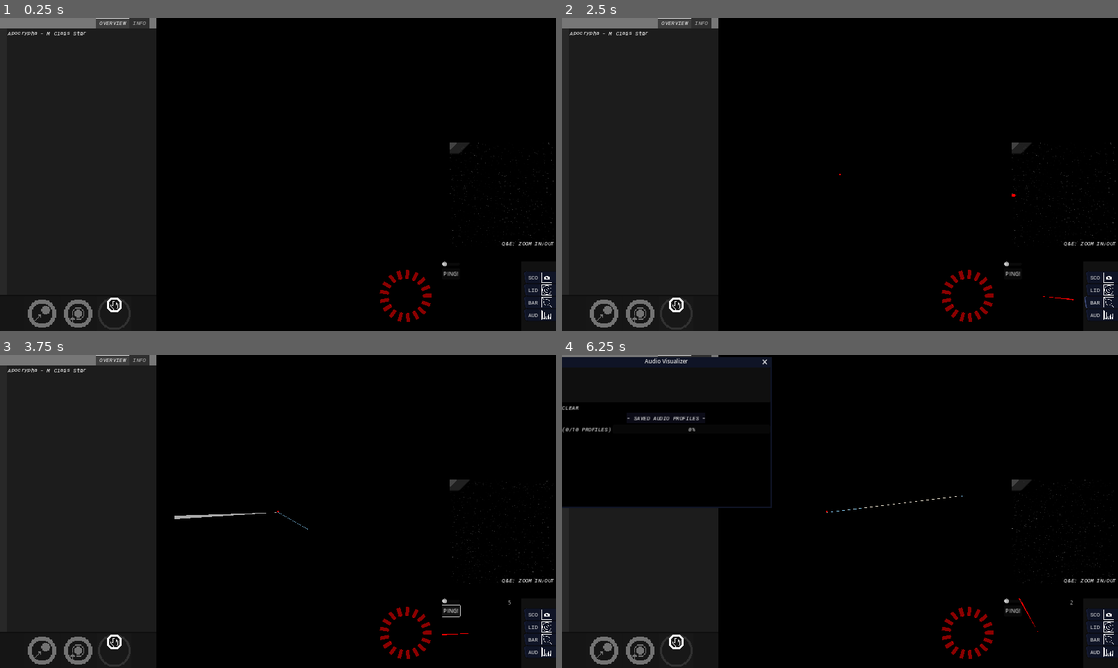
Above: before the commit, frames 1-4 (two rows, left to right).
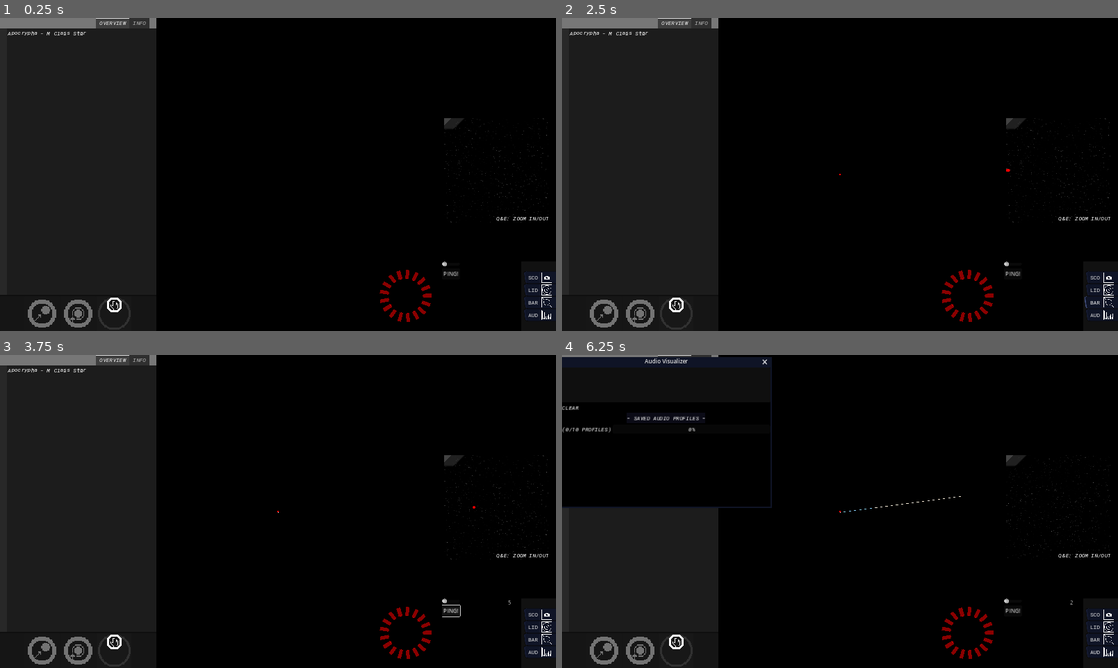
Above: after the commit, the same moments.

Repository: KermitGodFrog/Stellar-Cartography
Game: Godot game, scene res://Scenes/Game Master/gameMaster.tscn
The game is run twice, just before and just after one commit, with the same random seed, the same clock (stepped at 60 frames per second) and the same inputs. Sound files missing from this copy of the repository are replaced by a short silence.
Inputs (mouse positions are in pixels of both pictures, inside the frame that each line leads up to):
- Up to frame 1 (0.25 s): no input
- Up to frame 2 (2.5 s): click "SCO" at 0.5 s; click "LID" at 1.25 s; click "BAR" at 2 s
- Up to frame 3 (3.75 s): click (116, 649) at 2.75 s; click "PING!" at 3.5 s
- Up to frame 4 (6.25 s): click "AUD" at 4.25 s; click "CLEAR" at 5 s; tap Enter at 5.75 s; move the mouse to (962, 495) at 5.77 s; press the mouse at (962, 495) at 5.78 s; hold D (right) from 5.78 s (still down); right-click (962, 495) at 6.05 s

The runs differ from the first frame. In frame 1, 0.4% of the frame differs, in the area x 79-100%, y 32-74%; in frame 2, 0.4%; in frame 3, 0.5%, in the area x 31-100%, y 32-90%; in frame 4, 0.5%.
Error before the commit: Attempt to call function 'popup' in base 'null instance' on a null instance. (res://Scenes/Game/game.gd:422)

Commit message:
Nearly finished. Stashing changes.

Diff:
--- a/Scenes/Barycenter Visualizer/barycenter_visualizer.gd
+++ b/Scenes/Barycenter Visualizer/barycenter_visualizer.gd
@@ -50,7 +50,3 @@
 
 func get_screen_centre():
 	return (get_viewport_rect().size / 2)
-
-func _on_barycenter_visualizer_window_close_requested():
-	owner.hide()
-	pass
--- a/Scenes/Game/game.gd
+++ b/Scenes/Game/game.gd
@@ -35,8 +35,6 @@
 
 	audio_visualizer.connect("removeSavedAudioProfile", _on_remove_saved_audio_profile)
 
-	system_map.connect("system3DPopup", _on_system_3d_popup)
-	system_map.connect("sonarPopup", _on_sonar_popup)
 	system_map.connect("barycenterPopup", _on_barycenter_popup)
 	system_map.connect("audioVisualizerPopup", _on_audio_visualizer_popup)
 
@@ -114,12 +112,7 @@
 	station_ui.set("player_saved_audio_profiles_size_matrix", [world.player.saved_audio_profiles.size(), world.player.max_saved_audio_profiles])
 	audio_visualizer.set("saved_audio_profiles_size_matrix", [world.player.saved_audio_profiles.size(), world.player.max_saved_audio_profiles])
 	audio_visualizer.set("saved_audio_profiles", world.player.saved_audio_profiles)
-
 	dialogue_manager.set("player", world.player)
-
-	#SETTING WHETHER SYSTEM MAP HAS FOCUS OR NOT (SINCE ITS A NODE IT CANNOT USE HAS_FOCUS() DIRECTLY!)
-	if $audio_visualizer_window.has_focus() or $station_window.has_focus(): system_map.has_focus = false
-	else: system_map.has_focus = true
 	pass
 
 func _on_player_orbiting_body(orbiting_body: bodyAPI):
@@ -418,15 +411,8 @@
 
 
 
-func _on_system_3d_popup():
-	$system_3d_window.popup()
-	_on_add_console_item("Opening scopes.", Color("353535"), 50)
-	pass
-
-func _on_sonar_popup():
-	$sonar_window.popup()
-	_on_add_console_item("Opening LIDAR.", Color("353535"), 50)
-	pass
+
+
 
 func _on_barycenter_popup():
 	$barycenter_visualizer_window.popup()
--- a/Scenes/Sonar Interface/sonar_interface.gd
+++ b/Scenes/Sonar Interface/sonar_interface.gd
@@ -6,17 +6,11 @@
 var ping_length: int
 var ping_direction: Vector2 = Vector2.ZERO
 
-var mouse_over_ping_button: bool = false
-var mouse_over_ui: bool = false
-
 @onready var ping_width_slider = $flow_container/ping_width_slider
 @onready var ping_cooldown_timer = $ping_cooldown_timer
 @onready var cooldown_label = $cooldown_label
 
 func _physics_process(_delta):
-	if mouse_over_ping_button: mouse_over_ui = true
-	else: mouse_over_ui = false
-
 	ping_width = ping_width_slider.value
 
 	if not ping_cooldown_timer.is_stopped():
@@ -24,9 +18,12 @@
 	else:
 		cooldown_label.set_text("")
 
-	if Input.is_action_pressed("left_mouse") and not mouse_over_ui:
+	queue_redraw()
+	pass
+
+func _gui_input(event):
+	if event.is_action_pressed("left_mouse"):
 		ping_direction = get_screen_centre().direction_to(get_global_mouse_position())
-	queue_redraw()
 	pass
 
 func _draw():
@@ -47,43 +44,8 @@
 func get_screen_centre():
 	return (get_viewport_rect().size / 2)
 
-func _on_sonar_window_close_requested():
-	owner.hide()
-	pass
-
 func _on_ping_button_pressed():
 	if ping_cooldown_timer.is_stopped():
 		emit_signal("sonarPing", ping_width, ping_length, ping_direction)
 		ping_cooldown_timer.start()
 	pass
-
-
-
-
-
-
-
-
-
-
-
-
-
-
-
-
-
-
-
-
-
-
-
-
-func _on_ping_button_mouse_entered():
-	mouse_over_ping_button = true
-	pass
-
-func _on_ping_button_mouse_exited():
-	mouse_over_ping_button = false
-	pass
--- a/Scenes/Sonar Interface/sonar_interface.tscn
+++ b/Scenes/Sonar Interface/sonar_interface.tscn
@@ -62,6 +62,4 @@
 "
 horizontal_alignment = 2
 
-[connection signal="mouse_entered" from="sonar_control/flow_container/ping_button" to="sonar_control" method="_on_ping_button_mouse_entered"]
-[connection signal="mouse_exited" from="sonar_control/flow_container/ping_button" to="sonar_control" method="_on_ping_button_mouse_exited"]
 [connection signal="pressed" from="sonar_control/flow_container/ping_button" to="sonar_control" method="_on_ping_button_pressed"]
--- /dev/null
+++ b/Scenes/System 3D/control.gd
@@ -0,0 +1,31 @@
+extends Control
+
+var tracking: bool = false
+var aggregrate_vertical_change: int = 0
+signal targetFOVChange(fov: float)
+
+
+func _gui_input(event):
+	if event is InputEventMouseButton:
+		if event.pressed and event.button_index == MOUSE_BUTTON_LEFT:
+			if not tracking:
+				tracking = true
+				var timer = get_tree().create_timer(0.25)
+				timer.connect("timeout", stop_tracking)
+	if event is InputEventMouseMotion:
+		if tracking:
+			aggregrate_vertical_change += event.relative.y
+	pass
+
+func stop_tracking():
+	if abs(aggregrate_vertical_change) > 50:
+		if aggregrate_vertical_change > 500: aggregrate_vertical_change = 500
+		if aggregrate_vertical_change < -500: aggregrate_vertical_change = -500
+
+		var remap: float = remap(aggregrate_vertical_change, -500, 500, 10, 75)
+		print_debug(remap)
+		emit_signal("targetFOVChange", remap)
+
+		tracking = false
+		aggregrate_vertical_change = 0
+	pass
--- a/Scenes/System 3D/system_3d.gd
+++ b/Scenes/System 3D/system_3d.gd
@@ -12,6 +12,7 @@
 var body_3d = preload("res://Instantiated Scenes/Body 3D/body_3d.tscn")
 var entity_3d = preload("res://Instantiated Scenes/Body 3D/entity_3d.tscn")
 
+@onready var control = $camera_offset/camera/canvas_layer/control
 @onready var camera_offset = $camera_offset
 @onready var camera = $camera_offset/camera
 @onready var locked_body_label = $camera_offset/camera/canvas_layer/control/locked_body_label
@@ -20,9 +21,14 @@
 
 var system_scalar: float = 10.0
 var body_detection_range: int = 1000
+var target_fov: float = 75
 
 #for wormholes obv
 var wormhole_shader = preload("res://Scenes/wormhole_shader.gdshader")
+
+func _ready():
+	control.connect("targetFOVChange", _on_target_FOV_change)
+	pass
 
 func _physics_process(_delta):
 	#setting post process
@@ -59,11 +65,9 @@
 		camera.global_transform = camera.global_transform.looking_at(Vector3((target_position.x * system_scalar), 0, (target_position.y * system_scalar)))
 		camera.global_transform = camera.global_transform.orthonormalized()
 
-	#zooming
-	var zoom_axis = Input.get_axis("zoom_in", "zoom_out")
-	if zoom_axis:
-		if not (zoom_axis == -1 and camera.fov == 10) and not (zoom_axis == 1 and camera.fov == 75):
-			camera.fov += zoom_axis
+
+	camera.fov = lerp(camera.fov, target_fov, 0.05)
+
 
 	#detecting bodies
 	for child in get_children():
@@ -90,6 +94,7 @@
 	else:
 		locked_body_label.set_text("")
 	pass
+
 
 func spawnBodies():
 	for child in get_children():
@@ -122,6 +127,6 @@
 	label_locked_body_identifier = 0
 	pass
 
-func _on_system_3d_window_close_requested():
-	owner.hide()
+func _on_target_FOV_change(fov: float):
+	target_fov = fov
 	pass
--- a/Scenes/System 3D/system_3d.tscn
+++ b/Scenes/System 3D/system_3d.tscn
@@ -1,10 +1,11 @@
-[gd_scene load_steps=12 format=3 uid="uid://co52u63cyk220"]
+[gd_scene load_steps=13 format=3 uid="uid://co52u63cyk220"]
 
 [ext_resource type="Script" path="res://Scenes/System 3D/system_3d.gd" id="1_a351o"]
 [ext_resource type="Shader" path="res://Scenes/pixelate_shader.gdshader" id="2_ra6gs"]
 [ext_resource type="Shader" uid="uid://bqci5ex5ef2a6" path="res://Scenes/System 3D/sky_shader.tres" id="3_buwkt"]
 [ext_resource type="FontFile" uid="uid://xrcqj2080elm" path="res://Graphics/Fonts/RobotoMono Medium.ttf" id="3_wi6mv"]
 [ext_resource type="Theme" uid="uid://dm3fbhtw7qov2" path="res://Scenes/System Map/system_map_HUD_theme.tres" id="4_606wp"]
+[ext_resource type="Script" path="res://Scenes/System 3D/control.gd" id="4_d6r1b"]
 [ext_resource type="Texture2D" uid="uid://byp6pykkhwnpf" path="res://Graphics/Misc/star_backdrop.jpeg" id="4_rgh3c"]
 
 [sub_resource type="ShaderMaterial" id="ShaderMaterial_e7fqt"]
@@ -68,6 +69,7 @@
 anchor_bottom = 1.0
 grow_horizontal = 2
 grow_vertical = 2
+script = ExtResource("4_d6r1b")
 
 [node name="locked_body_label" type="Label" parent="system_3d/camera_offset/camera/canvas_layer/control"]
 layout_mode = 1
--- a/Scenes/System Map/system_map.gd
+++ b/Scenes/System Map/system_map.gd
@@ -7,9 +7,6 @@
 signal updatedLockedBody(body: bodyAPI)
 signal lockedBodyDepreciated
 
-signal system3DPopup
-signal sonarPopup
-signal barycenterPopup
 signal audioVisualizerPopup
 
 signal DEBUG_REVEAL_ALL_WORMHOLES
@@ -17,23 +14,6 @@
 
 var system: starSystemAPI
 var player_position_matrix: Array = [Vector2(0,0), Vector2(0,0)]
-
-#this atrocity is the result of godots terrible system for detecting if the mouse is above a UI element
-#should change to:  get_viewport().gui_get_focus_owner()
-var mouse_over_system_list: bool = false
-var mouse_over_actions_panel: bool = false
-var mouse_over_go_to_button: bool = false
-var mouse_over_orbit_button: bool = false
-var mouse_over_stop_button: bool = false
-var mouse_over_tabs: bool = false
-var mouse_over_scopes_button: bool = false
-var mouse_over_sonar_button: bool = false
-var mouse_over_barycenter_button: bool = false
-var mouse_over_audio_visualizer_button: bool = false
-
-var mouse_over_ui: bool = false
-
-var has_focus: bool = false
 
 @onready var camera = $camera
 @onready var movement_lock_timer = $movement_lock_timer
@@ -46,9 +26,6 @@
 @onready var picker_button = $camera/canvas/control/tabs/INFO/picker_panel/picker_margin/picker_scroll/picker_button
 @onready var console = $camera/canvas/control/console
 
-@onready var scopes_button = $camera/canvas/control/apps_panel/apps_margin/apps_scroll/scopes_button
-@onready var sonar_button = $camera/canvas/control/apps_panel/apps_margin/apps_scroll/sonar_button
-@onready var barycenter_button = $camera/canvas/control/apps_panel/apps_margin/apps_scroll/barycenter_button
 @onready var audio_visualizer_button = $camera/canvas/control/apps_panel/apps_margin/apps_scroll/audio_visualizer_button
 
 @onready var ping_sound = $ping
@@ -80,34 +57,28 @@
 
 	#camera_target_position is position for system3d to look at
 
-	#checking whether the mouse is over UI
-	if mouse_over_system_list or mouse_over_actions_panel or mouse_over_go_to_button or mouse_over_orbit_button or mouse_over_stop_button or mouse_over_tabs or mouse_over_scopes_button or mouse_over_sonar_button or mouse_over_barycenter_button or mouse_over_audio_visualizer_button: mouse_over_ui = true
-	else: mouse_over_ui = false
-
 	#moving to the mouse position or moving to action_body in various ways
-	if Input.is_action_pressed("right_mouse") and has_focus and (not mouse_over_ui) and movement_lock_timer.is_stopped():
-		locked_body = null
-		action_body = null
-		emit_signal("updatePlayerTargetPosition", get_global_mouse_position())
-		emit_signal("updatePlayerActionType", playerAPI.ACTION_TYPES.NONE, null)
+	#if Input.is_action_pressed("right_mouse") and has_focus and (not mouse_over_ui) and movement_lock_timer.is_stopped():
+		#locked_body = null
+		#action_body = null
+		#emit_signal("updatePlayerTargetPosition", get_global_mouse_position())
+		#emit_signal("updatePlayerActionType", playerAPI.ACTION_TYPES.NONE, null)
 
 	#changing target position
-	if Input.is_action_pressed("left_mouse") and has_focus and (not mouse_over_ui) and movement_lock_timer.is_stopped():
-		camera_target_position = get_global_mouse_position()
-		emit_signal("updateTargetPosition", get_global_mouse_position())
-		emit_signal("lockedBodyDepreciated")
-
-	if Input.is_action_just_pressed("the B") and has_focus: #DEBUG!!!!!!!!!!!!!!!!!
-		emit_signal("DEBUG_REVEAL_ALL_WORMHOLES")
-
-	if Input.is_action_just_pressed("the N") and has_focus: #DEBUG!!!!!!!!!!!!!!!!!
-		emit_signal("DEBUG_REVEAL_ALL_BODIES")
+	#if Input.is_action_pressed("left_mouse") and has_focus and (not mouse_over_ui) and movement_lock_timer.is_stopped():
+		#camera_target_position = get_global_mouse_position()
+		#emit_signal("updateTargetPosition", get_global_mouse_position())
+		#emit_signal("lockedBodyDepreciated")
+
+	#if Input.is_action_just_pressed("the B") and has_focus: #DEBUG!!!!!!!!!!!!!!!!!
+		#emit_signal("DEBUG_REVEAL_ALL_WORMHOLES")
+
+	#if Input.is_action_just_pressed("the N") and has_focus: #DEBUG!!!!!!!!!!!!!!!!!
+		#emit_signal("DEBUG_REVEAL_ALL_BODIES")
 
 	#incredibly out of plcace!!!!!
 	if camera.follow_body:
 		camera_target_position = Vector2.ZERO
-	#SETTING CAMERA FOCUS
-	camera.system_has_focus = has_focus
 
 	#disabling certain movement buttons when no locked body
 	if not locked_body:
@@ -211,9 +182,23 @@
 	pass
 
 func _unhandled_input(event):
-	pass
-
-
+	if event.is_action_pressed("right_mouse") and movement_lock_timer.is_stopped():
+		locked_body = null
+		action_body = null
+		emit_signal("updatePlayerTargetPosition", get_global_mouse_position())
+		emit_signal("updatePlayerActionType", playerAPI.ACTION_TYPES.NONE, null)
+
+	if event.is_action_pressed("left_mouse") and movement_lock_timer.is_stopped():
+		camera_target_position = get_global_mouse_position()
+		emit_signal("updateTargetPosition", get_global_mouse_position())
+		emit_signal("lockedBodyDepreciated")
+
+	if event.is_action_pressed("the B"): #DEBUG!!!!!!!!!!!!!!!!!
+		emit_signal("DEBUG_REVEAL_ALL_WORMHOLES")
+
+	if event.is_action_pressed("the N"): #DEBUG!!!!!!!!!!!!!!!!!
+		emit_signal("DEBUG_REVEAL_ALL_BODIES")
+	pass
 
 func _draw():
 	draw_map()
@@ -365,102 +350,6 @@
 
 
 
-func _on_system_list_mouse_entered():
-	mouse_over_system_list = true
-	pass
-
-func _on_system_list_mouse_exited():
-	mouse_over_system_list = false
-	pass
-
-func _on_actions_panel_mouse_entered():
-	mouse_over_actions_panel = true
-	pass
-
-func _on_actions_panel_mouse_exited():
-	mouse_over_actions_panel = false
-	pass
-
-func _on_go_to_button_mouse_entered():
-	mouse_over_go_to_button = true
-	pass
-
-func _on_go_to_button_mouse_exited():
-	mouse_over_go_to_button = false
-	pass
-
-func _on_orbit_button_mouse_entered():
-	mouse_over_orbit_button = true
-	pass
-
-func _on_orbit_button_mouse_exited():
-	mouse_over_orbit_button = false
-	pass
-
-func _on_stop_button_mouse_entered():
-	mouse_over_stop_button = true
-	pass
-
-func _on_stop_button_mouse_exited():
-	mouse_over_stop_button = false
-	pass
-
-func _on_tabs_mouse_entered():
-	mouse_over_tabs = true
-	pass
-
-func _on_tabs_mouse_exited():
-	mouse_over_tabs = false
-	pass
-
-
-
-func _on_scopes_button_pressed():
-	emit_signal("system3DPopup")
-	pass
-
-func _on_sonar_button_pressed():
-	emit_signal("sonarPopup")
-	pass
-
-func _on_barycenter_button_pressed():
-	emit_signal("barycenterPopup")
-	pass
-
 func _on_audio_visualizer_button_pressed():
 	emit_signal("audioVisualizerPopup")
 	pass
-
-
-#atrocity
-func _on_scopes_button_mouse_entered():
-	mouse_over_scopes_button = true
-	pass # Replace with function body.
-
-func _on_scopes_button_mouse_exited():
-	mouse_over_scopes_button = false
-	pass # Replace with function body.
-
-func _on_sonar_button_mouse_entered():
-	mouse_over_sonar_button = true
-	pass # Replace with function body.
-
-func _on_sonar_button_mouse_exited():
-	mouse_over_sonar_button = false
-	pass # Replace with function body.
-
-func _on_barycenter_button_mouse_entered():
-	mouse_over_barycenter_button = true
-	pass # Replace with function body.
-
-func _on_barycenter_button_mouse_exited():
-	mouse_over_barycenter_button = false
-	pass # Replace with function body.
-
-func _on_audio_visualizer_button_mouse_entered():
-	mouse_over_audio_visualizer_button = true
-	pass # Replace with function body.
-
-func _on_audio_visualizer_button_mouse_exited():
-	mouse_over_audio_visualizer_button = false
-	pass # Replace with function body.
--- a/Scenes/System Map/system_map.tscn
+++ b/Scenes/System Map/system_map.tscn
@@ -95,6 +95,7 @@
 anchor_bottom = 1.0
 grow_horizontal = 2
 grow_vertical = 2
+mouse_filter = 1
 
 [node name="post_process" type="ColorRect" parent="system/camera/canvas/control"]
 visible = false
@@ -113,6 +114,7 @@
 anchor_bottom = 1.0
 offset_right = 450.0
 grow_vertical = 2
+mouse_filter = 0
 theme = ExtResource("3_djc4s")
 tab_alignment = 2
 current_tab = 1
@@ -139,6 +141,8 @@
 [node name="OVERVIEW" type="VBoxContainer" parent="system/camera/canvas/control/tabs"]
 custom_minimum_size = Vector2(450, 850)
 layout_mode = 2
+mouse_filter = 0
+mouse_default_cursor_shape = 1
 theme = ExtResource("3_djc4s")
 
 [node name="system_list" type="ItemList" parent="system/camera/canvas/control/tabs/OVERVIEW"]
@@ -194,6 +198,7 @@
 visible = false
 custom_minimum_size = Vector2(450, 850)
 layout_mode = 2
+mouse_filter = 0
 theme = ExtResource("3_djc4s")
 
 [node name="follow_body_label" type="Label" parent="system/camera/canvas/control/tabs/INFO"]
@@ -291,10 +296,10 @@
 [node name="scopes_container" type="SubViewportContainer" parent="system/camera/canvas/control"]
 custom_minimum_size = Vector2(300, 300)
 layout_mode = 0
-offset_left = 1295.0
-offset_top = 359.0
-offset_right = 1595.0
-offset_bottom = 659.0
+offset_left = 1279.0
+offset_top = 288.0
+offset_right = 1579.0
+offset_bottom = 588.0
 
 [node name="system_3d_window" parent="system/camera/canvas/control/scopes_container" instance=ExtResource("11_domud")]
 handle_input_locally = false
@@ -393,23 +398,11 @@
 stream = SubResource("AudioStreamRandomizer_jthrs")
 bus = &"SFX"
 
-[connection signal="mouse_entered" from="system/camera/canvas/control/tabs" to="system" method="_on_tabs_mouse_entered"]
-[connection signal="mouse_exited" from="system/camera/canvas/control/tabs" to="system" method="_on_tabs_mouse_exited"]
 [connection signal="tab_button_pressed" from="system/camera/canvas/control/tabs" to="system/camera/canvas/control/tabs" method="_on_tab_button_pressed"]
 [connection signal="tab_clicked" from="system/camera/canvas/control/tabs" to="system/camera/canvas/control/tabs" method="_on_tab_clicked"]
 [connection signal="item_clicked" from="system/camera/canvas/control/tabs/OVERVIEW/system_list" to="system" method="_on_system_list_item_clicked"]
-[connection signal="mouse_entered" from="system/camera/canvas/control/tabs/OVERVIEW/system_list" to="system" method="_on_system_list_mouse_entered"]
-[connection signal="mouse_exited" from="system/camera/canvas/control/tabs/OVERVIEW/system_list" to="system" method="_on_system_list_mouse_exited"]
-[connection signal="mouse_entered" from="system/camera/canvas/control/tabs/OVERVIEW/actions_panel" to="system" method="_on_actions_panel_mouse_entered"]
-[connection signal="mouse_exited" from="system/camera/canvas/control/tabs/OVERVIEW/actions_panel" to="system" method="_on_actions_panel_mouse_exited"]
-[connection signal="mouse_entered" from="system/camera/canvas/control/tabs/OVERVIEW/actions_panel/actions_scroll/go_to_button" to="system" method="_on_go_to_button_mouse_entered"]
-[connection signal="mouse_exited" from="system/camera/canvas/control/tabs/OVERVIEW/actions_panel/actions_scroll/go_to_button" to="system" method="_on_go_to_button_mouse_exited"]
 [connection signal="pressed" from="system/camera/canvas/control/tabs/OVERVIEW/actions_panel/actions_scroll/go_to_button" to="system" method="_on_go_to_button_pressed"]
-[connection signal="mouse_entered" from="system/camera/canvas/control/tabs/OVERVIEW/actions_panel/actions_scroll/orbit_button" to="system" method="_on_orbit_button_mouse_entered"]
-[connection signal="mouse_exited" from="system/camera/canvas/control/tabs/OVERVIEW/actions_panel/actions_scroll/orbit_button" to="system" method="_on_orbit_button_mouse_exited"]
 [connection signal="pressed" from="system/camera/canvas/control/tabs/OVERVIEW/actions_panel/actions_scroll/orbit_button" to="system" method="_on_orbit_button_pressed"]
-[connection signal="mouse_entered" from="system/camera/canvas/control/tabs/OVERVIEW/actions_panel/actions_scroll/stop_button" to="system" method="_on_stop_button_mouse_entered"]
-[connection signal="mouse_exited" from="system/camera/canvas/control/tabs/OVERVIEW/actions_panel/actions_scroll/stop_button" to="system" method="_on_stop_button_mouse_exited"]
 [connection signal="pressed" from="system/camera/canvas/control/tabs/OVERVIEW/actions_panel/actions_scroll/stop_button" to="system" method="_on_stop_button_pressed"]
 [connection signal="item_selected" from="system/camera/canvas/control/tabs/INFO/picker_panel/picker_margin/picker_scroll/picker_button" to="system" method="_on_picker_button_item_selected"]
 [connection signal="mouse_entered" from="system/camera/canvas/control/horizontal/apps_panel/apps_margin/apps_scroll/scopes_button" to="system" method="_on_scopes_button_mouse_entered"]
